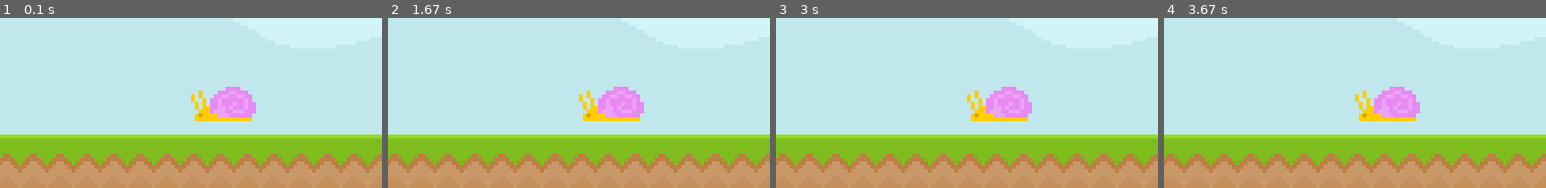
Above: before the commit, frames 1-4 (left to right).
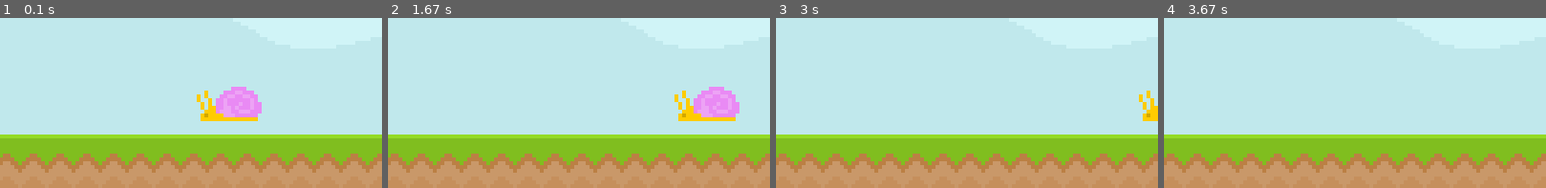
Above: after the commit, the same moments.

Repository: 61ZM07H36R3ML1N/Pygame
Game: pygame game, started from framewwork.py
Two runs of this game, one before a commit and one after it. Both use one fixed random seed, a clock stepped at 60 frames per second and the inputs below.
Inputs:
- Up to frame 1 (0.1 s): no input
- Up to frame 2 (1.67 s): no input
- Up to frame 3 (3 s): no input
- Up to frame 4 (3.67 s): no input
The pictures show only the part of the screen within x 50-100%, y 38-88%; the shares and areas given below are measured in that part.

The runs differ from the first frame. In frame 1, 1.7% of the frame differs, in the area x 50-69%, y 40-61%; in frame 2, 5.0%, in the area x 50-92%, y 40-61%; in frame 3, 3.0%; in frame 4, 2.5%.

Commit message:
snail is now animated

Diff:
--- a/framewwork.py
+++ b/framewwork.py
@@ -22,6 +22,7 @@
     screen.blit(sky_surface, (0, 0))
     screen.blit(ground_surface, (0, 300))
     screen.blit(text_surface, (300,50))
+    snail_x_pos += 1
     screen.blit(snail_surface,(snail_x_pos,250))
 
     pygame.display.update()
